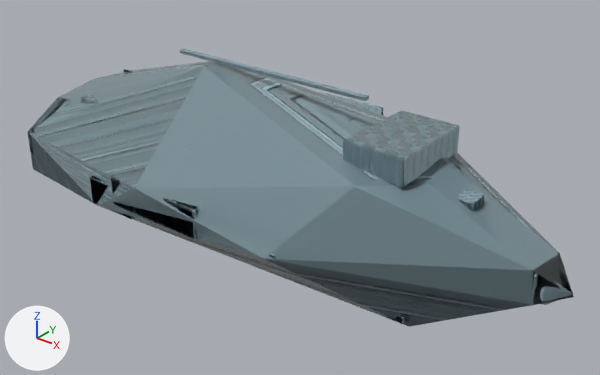
A saved change to the glTF model assets/ships/parts/hulls/hull_corvette.glb.
Camera for both pictures: a 50 mm lens placed at (9.47, -11.23, 7.11), pointed at (0.51, -0.02, 0.16). The lights are fixed; the arrows at lower left show +X, +Y and +Z. The first picture is the older version. Where no turn or scale is listed for an object, it has been applied to the vertices.

The first picture shows 'LOD0_DET_bridge_super', 'LOD0_DET_corporate_stencil', 'LOD0_DET_engine_vent', 'LOD0_DET_escort_nav_stripe', 'LOD0_DET_sensor_array', 'LOD0_HULL_CORVETTE_MAIN', 'LOD2_HULL_CORVETTE_SILHOUETTE'.
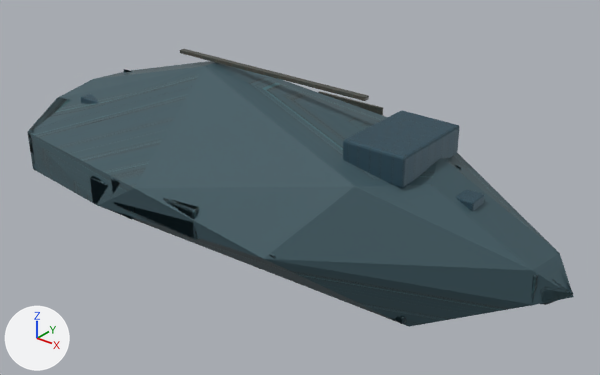
Location of each change, (x1, y1, x2, y2) in pixels of the pictures (600 x 375 px):
'LOD2_HULL_CORVETTE_SILHOUETTE', surface changed (darker)
    both: (27, 61, 574, 327)
'LOD0_DET_bridge_super', surface changed (darker)
    both: (343, 111, 460, 188)
'LOD0_HULL_CORVETTE_MAIN', surface changed
    both: (28, 66, 573, 324)
'LOD0_DET_escort_nav_stripe', surface changed
    both: (180, 49, 369, 101)
'LOD0_DET_sensor_array', surface changed (cyan to blue)
    both: (455, 189, 484, 211)
'LOD0_DET_corporate_stencil', surface changed (cyan to black)
    both: (318, 91, 383, 115)
'LOD0_DET_engine_vent', surface changed
    both: (81, 94, 99, 104)

The change, as a list of edits to the scene's bpy script:
```text
Add img_hull_corvette_neutral_normal:
    img_hull_corvette_neutral_normal = load_image('hull_corvette_neutral_normal', '_unpacked/hull_corvette_neutral_normal', 256, 256, 'Non-Color')
Add img_hull_corvette_hull_orm_1k:
    img_hull_corvette_hull_orm_1k = load_image('hull_corvette_hull_orm_1k', '_unpacked/hull_corvette_hull_orm_1k', 1024, 1024, 'Non-Color')
Add img_hull_corvette_basecolor_1k:
    img_hull_corvette_basecolor_1k = load_image('hull_corvette_baseColor_1k', '_unpacked/hull_corvette_baseColor_1k', 1024, 1024, 'sRGB')
Add img_hull_corvette_accent_orm_1k:
    img_hull_corvette_accent_orm_1k = load_image('hull_corvette_accent_orm_1k', '_unpacked/hull_corvette_accent_orm_1k', 1024, 1024, 'Non-Color')
Add img_hull_corvette_mechanical_orm_1k:
    img_hull_corvette_mechanical_orm_1k = load_image('hull_corvette_mechanical_orm_1k', '_unpacked/hull_corvette_mechanical_orm_1k', 1024, 1024, 'Non-Color')
Change mat_material_mechanical:
    remove # nodes: BsdfPrincipled, Mapping x3, Math, NormalMap, OutputMaterial, SeparateColor, TexImage x3, UVMap x3
    remove # uses the picture img_hull_corvette_trim_sheet_1k
    remove # uses the picture img_hull_corvette_trim_sheet_1k_normal_role
    remove # uses the picture img_hull_corvette_wear_mask_1k
    nodes: BsdfPrincipled, Mapping x3, Mix, NormalMap, OutputMaterial, SeparateColor, TexImage x3, UVMap x3
    colours: grey #a0a6ac
    uses the picture img_hull_corvette_basecolor_1k
    uses the picture img_hull_corvette_mechanical_orm_1k
    uses the picture img_hull_corvette_neutral_normal
Change mat_material_accent:
    remove # nodes: BsdfPrincipled, Mapping x3, Math, NormalMap, OutputMaterial, SeparateColor, TexImage x3, UVMap x3
    remove # uses the picture img_hull_corvette_trim_sheet_1k
    remove # uses the picture img_hull_corvette_wear_mask_1k
    nodes: BsdfPrincipled, Mapping x3, Mix, NormalMap, OutputMaterial, SeparateColor, TexImage x3, UVMap x3
    colours: brown #c49076
    uses the picture img_hull_corvette_accent_orm_1k
    uses the picture img_hull_corvette_basecolor_1k
    uses the picture img_hull_corvette_neutral_normal
Change mat_material_hull:
    remove # nodes: BsdfPrincipled, Mapping x3, Math, NormalMap, OutputMaterial, SeparateColor, TexImage x3, UVMap x3
    remove # uses the picture img_hull_corvette_trim_sheet_1k
    remove # uses the picture img_hull_corvette_wear_mask_1k
    nodes: BsdfPrincipled, Mapping x3, Mix, NormalMap, OutputMaterial, SeparateColor, TexImage x3, UVMap x3
    colours: grey #adaaa6
    uses the picture img_hull_corvette_basecolor_1k
    uses the picture img_hull_corvette_hull_orm_1k
    uses the picture img_hull_corvette_neutral_normal
```
